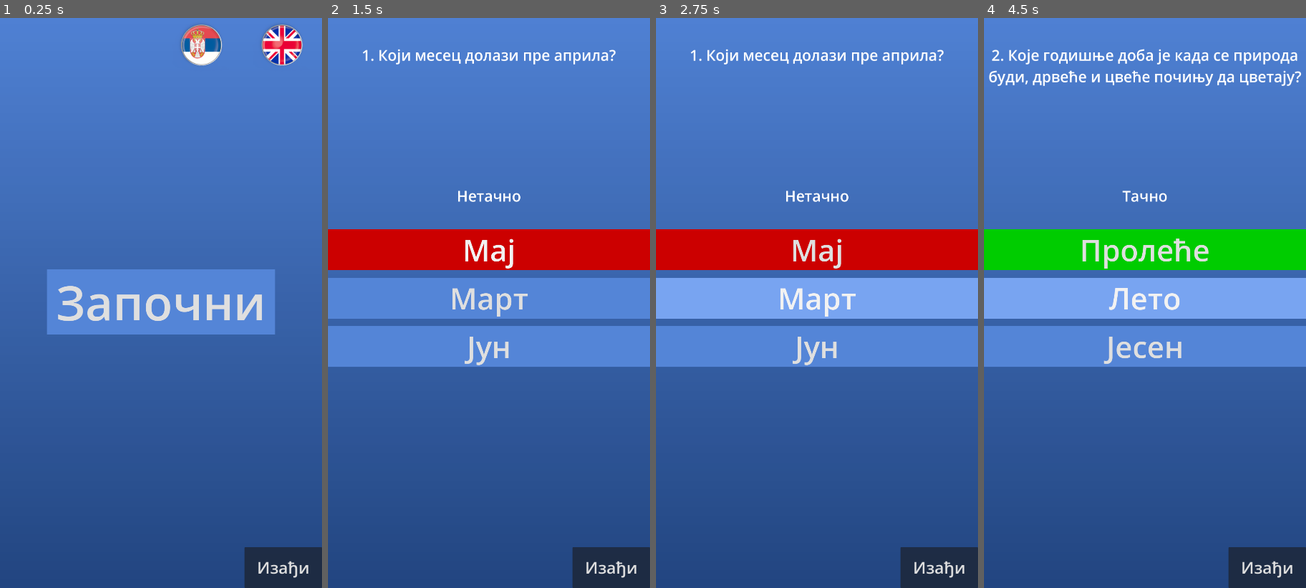
Above: before the commit, frames 1-4 (left to right).
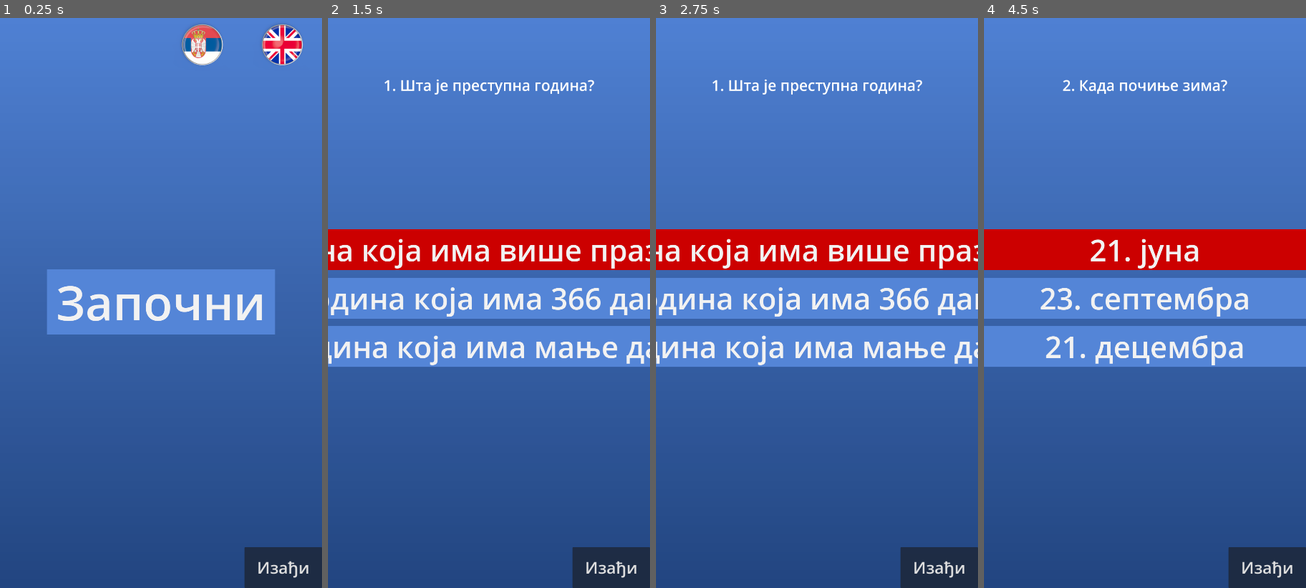
Above: after the commit, the same moments.

Repository: mcbane23/GodotQuiz
Game: Godot game, scene res://scenes/main.tscn
The game is run twice, just before and just after one commit, with the same random seed, the same clock (stepped at 60 frames per second) and the same inputs.
Inputs:
- Up to frame 1 (0.25 s): no input
- Up to frame 2 (1.5 s): click "Започни" at 0.5 s; click "Мај" (after the commit: "Година која има више празника") at 1.25 s
- Up to frame 3 (2.75 s): click "Март" (after the commit: "Година која има 366 дана") at 2 s
- Up to frame 4 (4.5 s): click "Јун" (after the commit: "Година која има мање дана") at 2.75 s; click "Пролеће" (after the commit: "21. јуна") at 3.5 s; click "Лето" (after the commit: "23. септембра") at 4.25 s

The runs differ from the first frame. In frame 1, 0.6% of the frame differs, in the area x 56-94%, y 1-9%; in frame 2, 5.7%; in frame 3, 11%; in frame 4, 17%, in the area x 0-100%, y 5-61%.

Commit message:
Refactors control scene to game scene
Renames the control scene and script to game for better semantic clarity.

Updates the scene to include a timer panel for visual feedback.

Adjusts UI element positions for improved layout.

Diff:
--- a/scenes/control.tscn
+++ b/scenes/game.tscn
@@ -1,6 +1,6 @@
 [gd_scene load_steps=5 format=3 uid="uid://d1ndol6401brv"]
 
-[ext_resource type="Script" uid="uid://dgjlms88gomet" path="res://scripts/control.gd" id="1_r67kn"]
+[ext_resource type="Script" uid="uid://dgjlms88gomet" path="res://scripts/game.gd" id="1_r67kn"]
 [ext_resource type="Theme" uid="uid://cq0m3bxrr77sk" path="res://themes/theme.tres" id="2_brbbq"]
 
 [sub_resource type="Gradient" id="Gradient_r67kn"]
@@ -12,7 +12,7 @@
 fill_from = Vector2(0, 1)
 fill_to = Vector2(0, 0)
 
-[node name="Control" type="Control"]
+[node name="Game" type="Control"]
 layout_mode = 3
 anchors_preset = 15
 anchor_right = 1.0
@@ -36,8 +36,8 @@
 layout_mode = 1
 anchors_preset = 10
 anchor_right = 1.0
-offset_top = 99.0
-offset_bottom = 168.0
+offset_top = 200.0
+offset_bottom = 269.0
 grow_horizontal = 2
 theme = ExtResource("2_brbbq")
 text = "Question"
@@ -50,26 +50,11 @@
 layout_mode = 1
 anchors_preset = 10
 anchor_right = 1.0
-offset_top = 571.0
-offset_bottom = 640.0
+offset_top = 1250.0
+offset_bottom = 1319.0
 grow_horizontal = 2
 theme = ExtResource("2_brbbq")
 text = "Result"
-horizontal_alignment = 1
-autowrap_mode = 2
-metadata/_edit_lock_ = true
-
-[node name="Timer" type="Label" parent="."]
-custom_minimum_size = Vector2(50, 0)
-layout_mode = 1
-anchors_preset = 2
-anchor_top = 1.0
-anchor_bottom = 1.0
-offset_top = -69.0
-offset_right = 93.0
-grow_vertical = 0
-theme = ExtResource("2_brbbq")
-text = "Time"
 horizontal_alignment = 1
 autowrap_mode = 2
 metadata/_edit_lock_ = true
@@ -136,6 +121,28 @@
 [node name="Timer2" type="Timer" parent="."]
 autostart = true
 
+[node name="TimerPanel" type="Panel" parent="."]
+layout_mode = 1
+anchors_preset = 14
+anchor_top = 0.5
+anchor_right = 1.0
+anchor_bottom = 0.5
+offset_top = 390.0
+offset_bottom = 420.0
+grow_horizontal = 2
+grow_vertical = 2
+metadata/_edit_lock_ = true
+
+[node name="ColorRect" type="ColorRect" parent="TimerPanel"]
+layout_mode = 1
+anchors_preset = 10
+anchor_right = 1.0
+offset_top = 5.0
+offset_bottom = 25.0
+grow_horizontal = 2
+color = Color(3.08037e-06, 0.862334, 0.492369, 1)
+metadata/_edit_lock_ = true
+
 [connection signal="pressed" from="VBoxContainer/Button1" to="." method="_on_option_button_pressed" binds= [0]]
 [connection signal="pressed" from="VBoxContainer/Button2" to="." method="_on_option_button_pressed" binds= [1]]
 [connection signal="pressed" from="VBoxContainer/Button3" to="." method="_on_option_button_pressed" binds= [2]]
--- a/scripts/control.gd
+++ b/scripts/game.gd
@@ -7,7 +7,8 @@
 @onready var Button1 = $VBoxContainer/Button1
 @onready var Button2 = $VBoxContainer/Button2
 @onready var Button3 = $VBoxContainer/Button3
-@onready var Clock = $Timer
+@onready var VisualTimer = $TimerPanel/ColorRect
+@onready var TimerPanel = $TimerPanel
 
 # configure round time and number of questions per game
 var game_time: int = Global.game_time
@@ -78,13 +79,13 @@
 		Button1.show()
 		Button2.show()
 		Button3.show()
-		Clock.show()
+		TimerPanel.show()
 		RestartButton.hide()
 	else:
 		Button1.hide()
 		Button2.hide()
 		Button3.hide()
-		Clock.hide()
+		TimerPanel.hide()
 		RestartButton.show()
 	Result.hide()
 
@@ -105,7 +106,7 @@
 			highlight_button(number, red)
 			resultText = Global.get_label("incorrect")
 		question_number += 1
-		delay_next_screen(resultText)
+		delay_next_screen("")
 
 func highlight_button(number, color):
 	match number:
@@ -140,18 +141,17 @@
 
 func _on_timer_timeout():
 	clock -= 1
+	VisualTimer.size.x -= 1080 / game_time
 	if clock == 0 and answer_selected == false and game_end == false:
 		question_number += 1
 		delay_next_screen(Global.get_label("time_is_up"))
-	else:
-		Clock.text = str(clock)
 
 func reset_timer():
 	clock = game_time
-	Clock.text = str(clock)
+	VisualTimer.size.x = 1080
 
 func delay_next_screen(text):
-	Clock.hide()
+	TimerPanel.hide()
 	Result.show()
 	answer_selected = true
 	Result.text = text
--- a/scripts/main.gd
+++ b/scripts/main.gd
@@ -25,4 +25,4 @@
 	ExitButton.text = Global.get_label("exit")
 
 func _on_start_pressed():
-	get_tree().change_scene_to_file("res://scenes/control.tscn")
+	get_tree().change_scene_to_file("res://scenes/game.tscn")
--- a/themes/theme.tres
+++ b/themes/theme.tres
@@ -2,26 +2,23 @@
 
 [sub_resource type="StyleBoxEmpty" id="StyleBoxEmpty_7hy66"]
 
-[sub_resource type="StyleBoxFlat" id="StyleBoxFlat_q5xc2"]
-bg_color = Color(0.469959, 0.640728, 0.946079, 1)
+[sub_resource type="StyleBoxFlat" id="StyleBoxFlat_omka4"]
+bg_color = Color(0.329412, 0.521569, 0.843137, 1)
 
 [sub_resource type="StyleBoxFlat" id="StyleBoxFlat_cyikg"]
 bg_color = Color(0.329592, 0.520567, 0.843658, 1)
 
 [sub_resource type="StyleBoxFlat" id="StyleBoxFlat_ptunl"]
 bg_color = Color(0.0470588, 0.4, 0.733333, 1)
-border_width_left = 5
-border_width_top = 5
-border_width_right = 5
-border_width_bottom = 5
 
 [sub_resource type="StyleBoxFlat" id="StyleBoxFlat_1pqvg"]
 bg_color = Color(0.6, 0.6, 0.6, 0)
 
 [resource]
+Button/colors/font_color = Color(0.94902, 0.94902, 0.94902, 1)
 Button/font_sizes/font_size = 100
 Button/styles/focus = SubResource("StyleBoxEmpty_7hy66")
-Button/styles/hover = SubResource("StyleBoxFlat_q5xc2")
+Button/styles/hover = SubResource("StyleBoxFlat_omka4")
 Button/styles/normal = SubResource("StyleBoxFlat_cyikg")
 Button/styles/pressed = SubResource("StyleBoxFlat_ptunl")
 ItemList/colors/font_color = Color(0.793697, 0.863324, 0.918477, 1)
Renamed: scripts/control.gd.uid -> scripts/game.gd.uid
